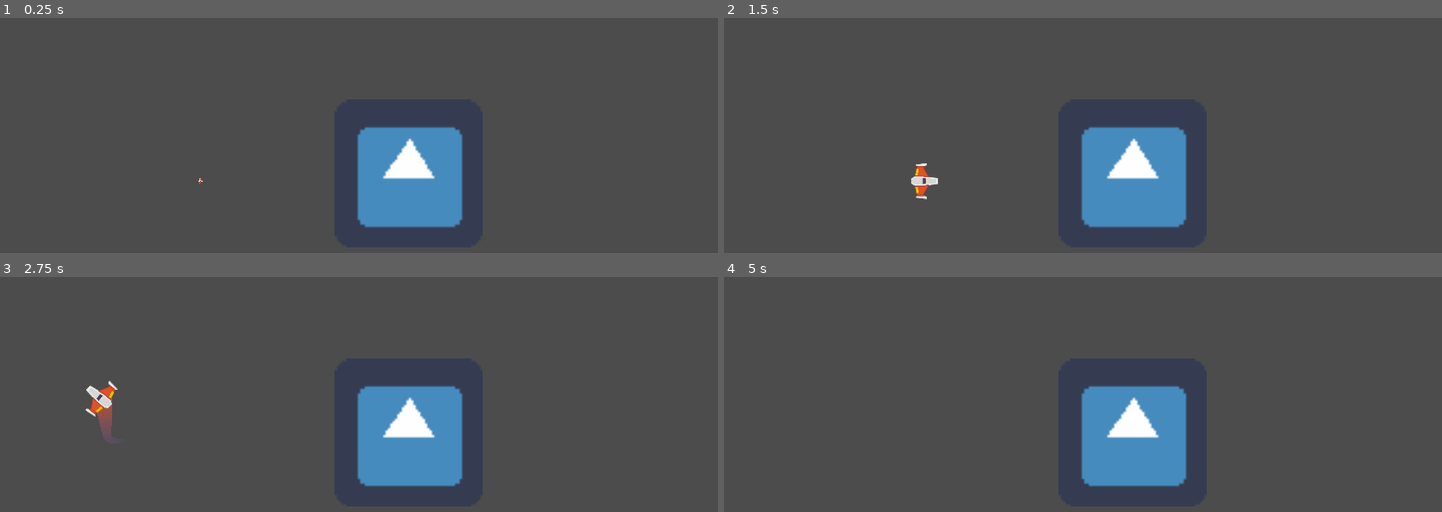
Above: before the commit, frames 1-4 (two rows, left to right).
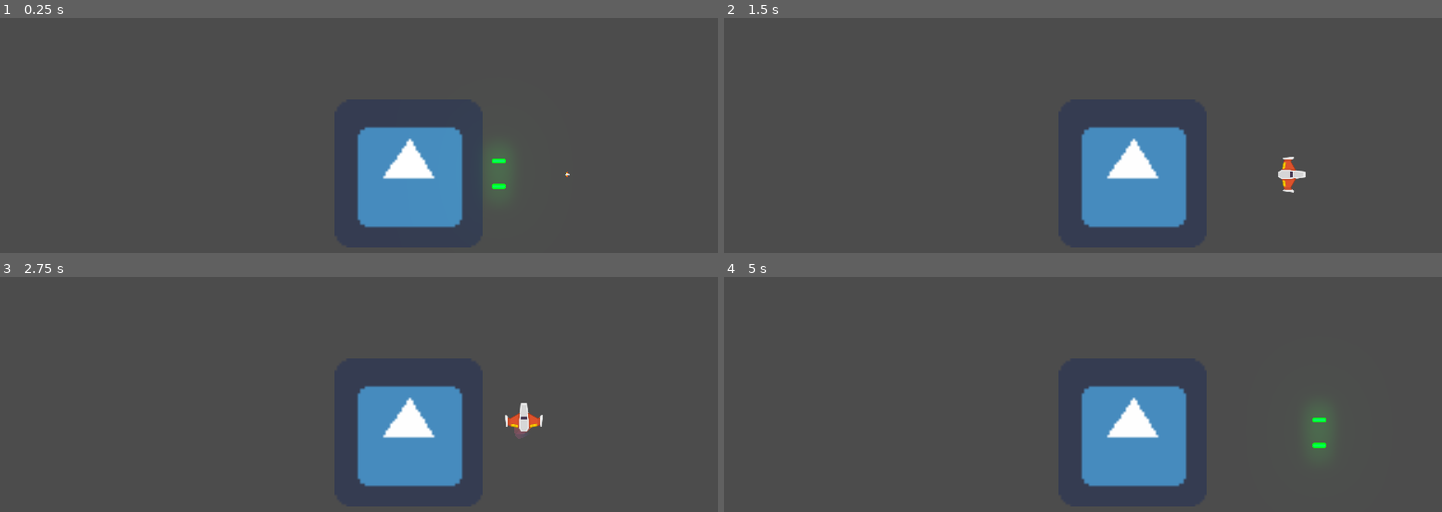
Above: after the commit, the same moments.

Repository: AlanKasi/Juego_Meteoritos
Game: Godot game, scene res://juego/Niveles/NivelTest.tscn
Two runs of this game, one before a commit and one after it. Both use one fixed random seed, a clock stepped at 60 frames per second and the inputs below. The engine's default icon, where the game draws it, is replaced by a stand-in: a white triangle on a blue panel in a dark square.
Inputs (mouse positions are in pixels of both pictures, inside the frame that each line leads up to):
- Up to frame 1 (0.25 s): no input
- Up to frame 2 (1.5 s): move the mouse to (1255, 206) at 0.52 s; press the mouse at (1255, 206) at 0.53 s; hold W (mov_adelante) 0.53-1.28 s; move the mouse to (946, 245) at 1.27 s; release the mouse at (946, 245) at 1.28 s; hold S (mov_atras) from 1.28 s (still down); right-click (946, 245) at 1.35 s
- Up to frame 3 (2.75 s): move the mouse to (445, 394) at 2.02 s; release S (mov_atras) at 2.03 s; hold W (mov_adelante) from 2.03 s (still down); hold A (rotar_antihorario) from 2.03 s (still down)
- Up to frame 4 (5 s): move the mouse to (outside the picture) at 2.77 s; release A (rotar_antihorario) at 2.78 s; tap D (rotar_horario) at 2.85 s; move the mouse to (outside the picture) at 3.52 s; release W (mov_adelante) at 3.53 s; press the mouse at (outside the picture) at 3.53 s; hold S (mov_atras) from 3.53 s (still down); tap Enter at 4.25 s; move the mouse to (874, 422) at 4.27 s; release the mouse at (874, 422) at 4.28 s; right-click (874, 422) at 4.35 s

The runs differ from the first frame. In frame 1, 0.3% of the frame differs, in the area x 27-80%, y 57-73%; in frame 2, 0.6%; in frame 3, 0.9%, in the area x 11-76%, y 44-69%; in frame 4, 0.3%.

Commit message:
Disparo Pri y Sec
Hacer damage al enemigo y que el enemigo te haga damage

Diff:
--- /dev/null
+++ b/juego/AreaColision.gd
@@ -0,0 +1,4 @@
+extends Area2D
+
+func recibir_danio(danio: float) -> void:
+	owner.recibir_danio(danio)
--- a/juego/EnemigoDummy.gd
+++ b/juego/EnemigoDummy.gd
@@ -1,9 +1,17 @@
 class_name EnemigoDummy
 extends Node2D
 
-
+var hitpoints:float = 10.0
 
 
 func _on_Area2D_body_entered(body):
 	if body is Player:
 		body.destruir()
+
+func recibir_danio(danio: float) -> void:
+	hitpoints -= danio
+	if hitpoints <= 0.0:
+		queue_free()
+
+func _process(delta: float) -> void:
+	$Canion.set_esta_disparando(true)
--- a/juego/EnemigoDummy.tscn
+++ b/juego/EnemigoDummy.tscn
@@ -1,7 +1,10 @@
-[gd_scene load_steps=4 format=2]
+[gd_scene load_steps=7 format=2]
 
 [ext_resource path="res://icon.png" type="Texture" id=1]
 [ext_resource path="res://juego/EnemigoDummy.gd" type="Script" id=2]
+[ext_resource path="res://juego/AreaColision.gd" type="Script" id=3]
+[ext_resource path="res://juego/Proyectiles/Canion.tscn" type="PackedScene" id=4]
+[ext_resource path="res://juego/Proyectiles/ProyectilEnemigo.tscn" type="PackedScene" id=5]
 
 [sub_resource type="RectangleShape2D" id=1]
 extents = Vector2( 214, 212 )
@@ -12,6 +15,7 @@
 [node name="Area2D" type="Area2D" parent="."]
 collision_layer = 2
 collision_mask = 9
+script = ExtResource( 3 )
 
 [node name="CollisionShape2D" type="CollisionShape2D" parent="Area2D"]
 modulate = Color( 0, 1, 1, 1 )
@@ -21,4 +25,18 @@
 scale = Vector2( 6, 6 )
 texture = ExtResource( 1 )
 
+[node name="Canion" parent="." instance=ExtResource( 4 )]
+proyectil = ExtResource( 5 )
+cadencia_disparo = 1.5
+velocidad_proyectil = 1000
+danio_proyectil = 3
+
+[node name="PuntoIzquierda" parent="Canion" index="0"]
+position = Vector2( 0, -33 )
+
+[node name="PuntoDerecha" parent="Canion" index="1"]
+position = Vector2( 0, 33 )
+
 [connection signal="body_entered" from="Area2D" to="." method="_on_Area2D_body_entered"]
+
+[editable path="Canion"]
--- a/juego/Explosiones/Explosion.tscn
+++ b/juego/Explosiones/Explosion.tscn
@@ -324,4 +324,5 @@
 
 [node name="ExplosionSFX" type="AudioStreamPlayer2D" parent="."]
 stream = ExtResource( 4 )
+volume_db = -20.0
 bus = "SFX"
--- a/juego/Naves/Player/Player.gd
+++ b/juego/Naves/Player/Player.gd
@@ -6,9 +6,10 @@
 
 
 ## Atributos Export
-export var potencia_motor:int = 20
-export var potencia_rotacion:int = 280
+export var potencia_motor:int = 10
+export var potencia_rotacion:int = 180
 export var estela_maxima:int = 150
+export var hitpoints: float = 15.0
 
 ##Atributos
 var empuje:Vector2 = Vector2.ZERO
@@ -21,6 +22,7 @@
 onready var estela:Estela = $EstelaPuntoInicio/Trail2D
 onready var motor_sfx:Motor = $MotorSFX
 onready var colisionador:CollisionShape2D = $CollisionShape2D
+onready var impacto_sfx:AudioStreamPlayer = $ImpactoSFX
 
 ## Metodos
 func _integrate_forces(_state: Physics2DDirectBodyState) -> void:
@@ -121,3 +123,11 @@
 
 func destruir() -> void:
 	controlador_estado(ESTADO.MUERTO)
+
+
+func recibir_danio(danio: float) -> void:
+	hitpoints -= danio
+	if hitpoints <= 0.0:
+		destruir()
+
+	impacto_sfx.play()
--- a/juego/Naves/Player/Player.tscn
+++ b/juego/Naves/Player/Player.tscn
@@ -7,6 +7,7 @@
 [ext_resource path="res://juego/Proyectiles/Laser/LaserBeam2D.tscn" type="PackedScene" id=5]
 [ext_resource path="res://juego/Naves/Player/Estela/Trail2D.tscn" type="PackedScene" id=6]
 [ext_resource path="res://juego/Naves/Player/Motor/MotorSFX.tscn" type="PackedScene" id=7]
+[ext_resource path="res://juego/Naves/Player/ImpactoDanio.ogg" type="AudioStream" id=8]
 
 [sub_resource type="CircleShape2D" id=1]
 radius = 37.855
@@ -88,6 +89,10 @@
 anims/default = SubResource( 2 )
 anims/spawn = SubResource( 3 )
 
+[node name="ImpactoSFX" type="AudioStreamPlayer" parent="."]
+stream = ExtResource( 8 )
+bus = "SFX"
+
 [connection signal="animation_finished" from="AnimationPlayer" to="." method="_on_AnimationPlayer_animation_finished"]
 
 [editable path="Canion"]
--- a/juego/Niveles/NivelTest.tscn
+++ b/juego/Niveles/NivelTest.tscn
@@ -11,7 +11,7 @@
 explosion = ExtResource( 4 )
 
 [node name="Player" parent="." instance=ExtResource( 1 )]
-position = Vector2( 520, 423 )
+position = Vector2( 1471, 406 )
 
 [node name="WorldEnvironment" type="WorldEnvironment" parent="."]
 environment = ExtResource( 3 )
--- a/juego/Proyectiles/Laser/LaserBeam2D.gd
+++ b/juego/Proyectiles/Laser/LaserBeam2D.gd
@@ -15,6 +15,7 @@
 # It plays appearing and disappearing animations when it's not animating.
 # See `appear()` and `disappear()` for more information.
 var is_casting := false setget set_is_casting
+var radio_danio: float = 5
 
 onready var fill := $FillLine2D
 onready var tween := $Tween
@@ -32,7 +33,7 @@
 
 func _physics_process(delta: float) -> void:
 	cast_to = (cast_to + Vector2.RIGHT * cast_speed * delta).limit_length(max_length)
-	cast_beam()
+	cast_beam(delta)
 
 
 func set_is_casting(cast: bool) -> void:
@@ -57,7 +58,7 @@
 
 # Controls the emission of particles and extends the Line2D to `cast_to` or the ray's
 # collision point, whichever is closest.
-func cast_beam() -> void:
+func cast_beam(delta: float) -> void:
 	var cast_point := cast_to
 
 	force_raycast_update()
@@ -67,6 +68,8 @@
 		cast_point = to_local(get_collision_point())
 		collision_particles.global_rotation = get_collision_normal().angle()
 		collision_particles.position = cast_point
+		if get_collider().has_method("recibir_danio"):
+			get_collider().recibir_danio(radio_danio * delta)
 
 	fill.points[1] = cast_point
 	beam_particles.position = cast_point * 0.5
--- a/juego/Proyectiles/Laser/LaserBeam2D.tscn
+++ b/juego/Proyectiles/Laser/LaserBeam2D.tscn
@@ -66,6 +66,7 @@
 enabled = true
 cast_to = Vector2( 0, 0 )
 collision_mask = 6
+collide_with_areas = true
 script = ExtResource( 1 )
 
 [node name="FillLine2D" type="Line2D" parent="."]
--- a/juego/Proyectiles/Proyectil.gd
+++ b/juego/Proyectiles/Proyectil.gd
@@ -3,7 +3,7 @@
 
 ## Atributos
 var velocidad:Vector2 = Vector2.ZERO
-var danio:float
+var danio: float = 2
 
 ## Metodos
 func _physics_process(delta: float) -> void:
@@ -14,6 +14,25 @@
 	rotation = dir
 	velocidad = Vector2(vel, 0).rotated(dir)
 
+func daniar(otro_cuerpo: CollisionObject2D) -> void:
+	if otro_cuerpo.has_method("recibir_danio"):
+		otro_cuerpo.recibir_danio(danio)
 
+	queue_free()
+
+
+## Señales internas
 func _on_VisibilityNotifier2D_screen_exited() -> void:
 	queue_free()
+
+func _on_area_entered(area: Area2D) -> void:
+	daniar(area)
+
+func _on_body_entered(body: Node) -> void:
+	daniar(body)
+
+#func _on_area_entered(area: Area2D) -> void:
+#	if area.has_method("recibir_danio"):
+#		area.recibir_danio(danio)
+#
+#	queue_free()
--- a/juego/Proyectiles/Proyectil.tscn
+++ b/juego/Proyectiles/Proyectil.tscn
@@ -5,8 +5,6 @@
 
 [node name="Proyectil" type="Area2D"]
 z_as_relative = false
-collision_layer = 0
-collision_mask = 0
 script = ExtResource( 2 )
 
 [node name="Sprite" type="Sprite" parent="."]
@@ -20,4 +18,6 @@
 [node name="VisibilityNotifier2D" type="VisibilityNotifier2D" parent="."]
 scale = Vector2( 1, 0.7 )
 
+[connection signal="area_entered" from="." to="." method="_on_area_entered"]
+[connection signal="body_entered" from="." to="." method="_on_body_entered"]
 [connection signal="screen_exited" from="VisibilityNotifier2D" to="." method="_on_VisibilityNotifier2D_screen_exited"]
Not shown, added: juego/Naves/Player/ImpactoDanio.ogg.import
Not shown: 1 places in juego/Naves/Player/Player.tscn that only renumber resources
Not shown, added: juego/Naves/Player/ImpactoDanio.ogg
